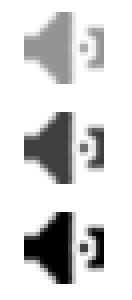
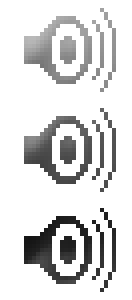
Comparing the layer stacks of the two 132×300 images. Changes:
renamed "Sound" to "Sound Normal", painted on it over [24, 8, 116, 92]
painted on "Sound hover" over [24, 108, 116, 192]
painted on "Sound clicked" over [24, 208, 116, 292]
